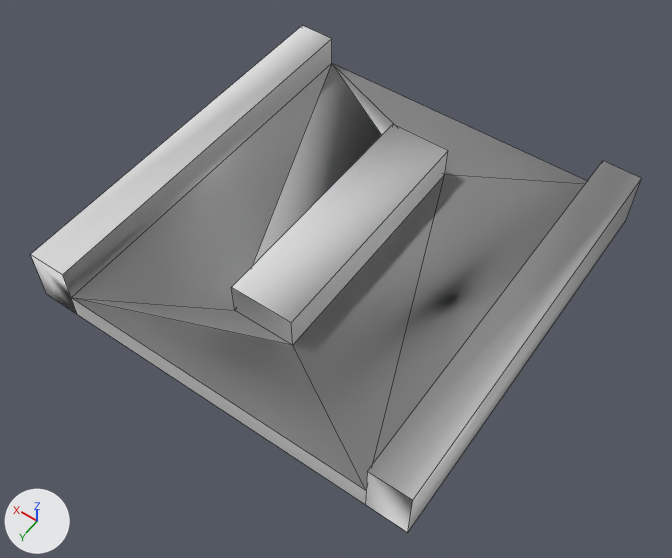
Two versions of the OBJ model 3d/mini-golf/Obstacle_block_01.obj, one commit apart.
Camera for both pictures: a 50 mm camera at (-0.93, 5.03, 5.2) aimed at (1.42, 1.74, 0.03). Arrows for +X, +Y and +Z are at lower left; the lights stay in place. Mesh edges are drawn as thin lines. Where no turn or scale is listed for an object, it has been applied to the vertices.

In view in the first picture: 'Obstacle_block_01'.
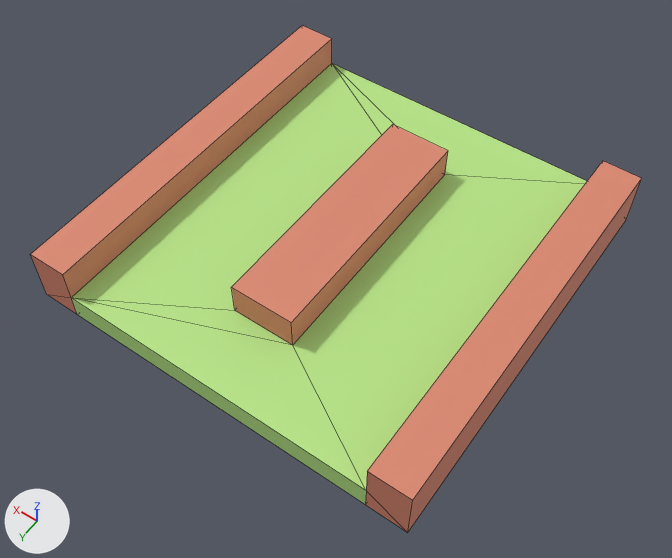
What differs and where, as boxes (x1, y1, x2, y2) in the pictures (672 x 558 px; the box of a moved part takes in the faces that stretch with it):
```json
{"object": "Obstacle_block_01", "change": "recoloured, reshaped", "before": [31, 25, 641, 532], "after": [31, 25, 641, 532]}
{"part": 1, "of": "me_obstacle_block_01", "change": "moved or reshaped", "before": [31, 64, 585, 532], "after": [31, 64, 585, 532]}
{"part": 2, "of": "me_obstacle_block_01", "change": "recoloured", "before": [63, 39, 448, 345], "after": [63, 39, 448, 345]}
{"part": 3, "of": "me_obstacle_block_01", "change": "recoloured", "before": [71, 65, 394, 504], "after": [71, 65, 394, 504], "on screen": "white to green"}
```

Scene script edits in JSON lines:
```json
{"op": "set", "path": "mat_red.base_color", "old": "(0.8, 0.8, 0.8)", "new": "(0.71, 0.247, 0.161)", "note": "white #e7e7e7 -> beige #db8870"}
{"op": "set", "path": "mat_green.base_color", "old": "(0.8, 0.8, 0.8)", "new": "(0.475, 0.788, 0.239)", "note": "white #e7e7e7 -> green #b7e686"}
{"block": "me_obstacle_block_01", "where": "# used by ob_obstacle_block_01; location = (0.0, 0.0, 0.0)"}
{"op": "remove", "block": "me_obstacle_block_01", "code": "me_obstacle_block_01.from_pydata(...)  # 28 vertices, 26 faces; spans x 0.0..3.0, y 0.0..3.0, z 0.0..0.44"}
{"op": "add", "block": "me_obstacle_block_01", "code": "me_obstacle_block_01.from_pydata(...)  # 28 vertices, 30 faces; spans x 0.0..3.0, y 0.0..3.0, z 0.0..0.44"}
{"block": "me_obstacle_block_01", "change": "me_obstacle_block_01 part 1"}
{"block": "me_obstacle_block_01", "change": "18 faces are deleted"}
{"block": "me_obstacle_block_01", "change": "16 new faces join them, mat_red (beige #db8870)"}
{"block": "me_obstacle_block_01", "change": "6 new faces join them, mat_green (green #b7e686)"}
{"block": "me_obstacle_block_01", "change": "me_obstacle_block_01 part 2: 5 faces spanning x 0.3..2.7, y 0.0..3.0, z 0.19..0.44 switch from mat_backcolor (white #e7e7e7) to mat_red (beige #db8870)"}
{"block": "me_obstacle_block_01", "change": "me_obstacle_block_01 part 3: 4 faces spanning x 0.3..2.7, y 0.0..3.0, z 0.0..0.19 switch from mat_backcolor (white #e7e7e7) to mat_green (green #b7e686)"}
{"block": "me_obstacle_block_01", "change": "me_obstacle_block_01 part 4: the surface is now shaded flat"}
```
